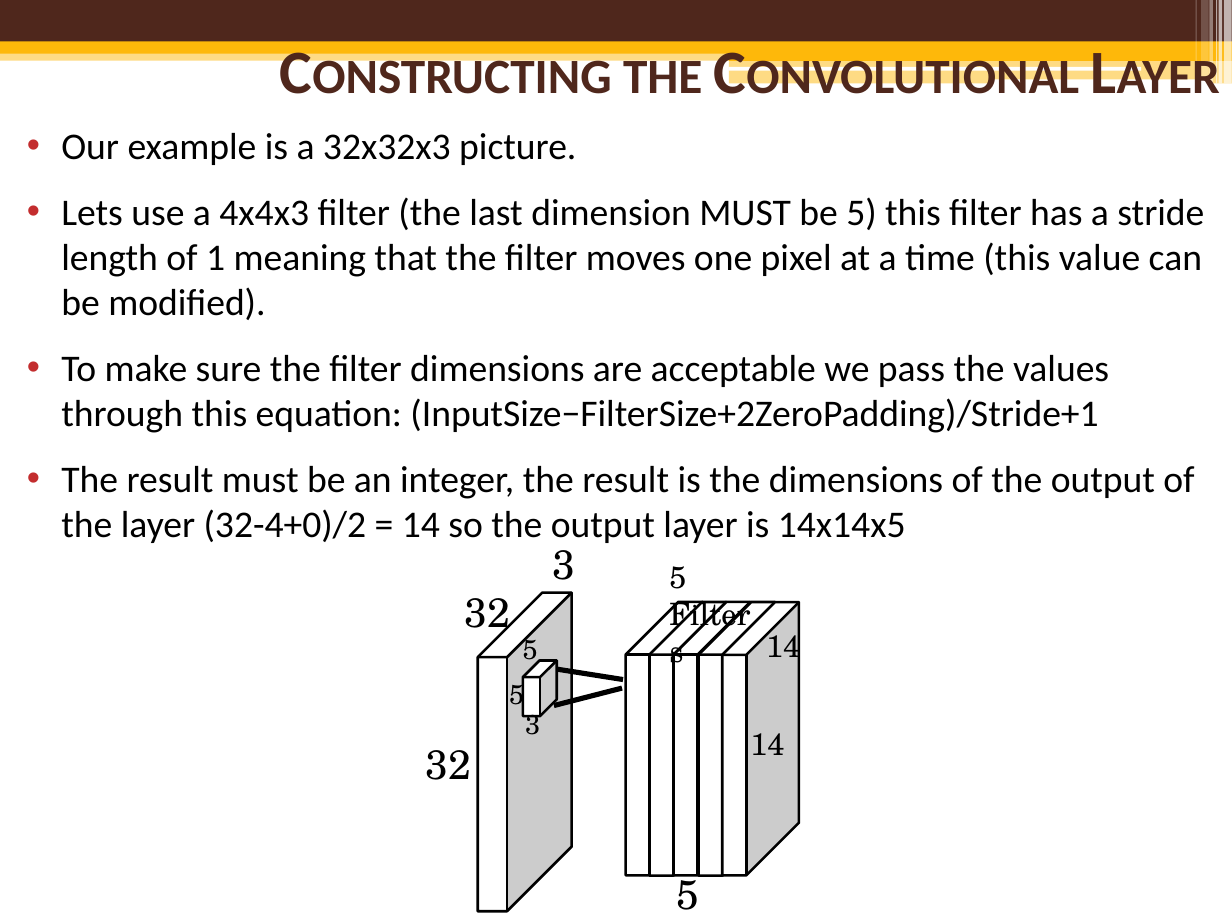
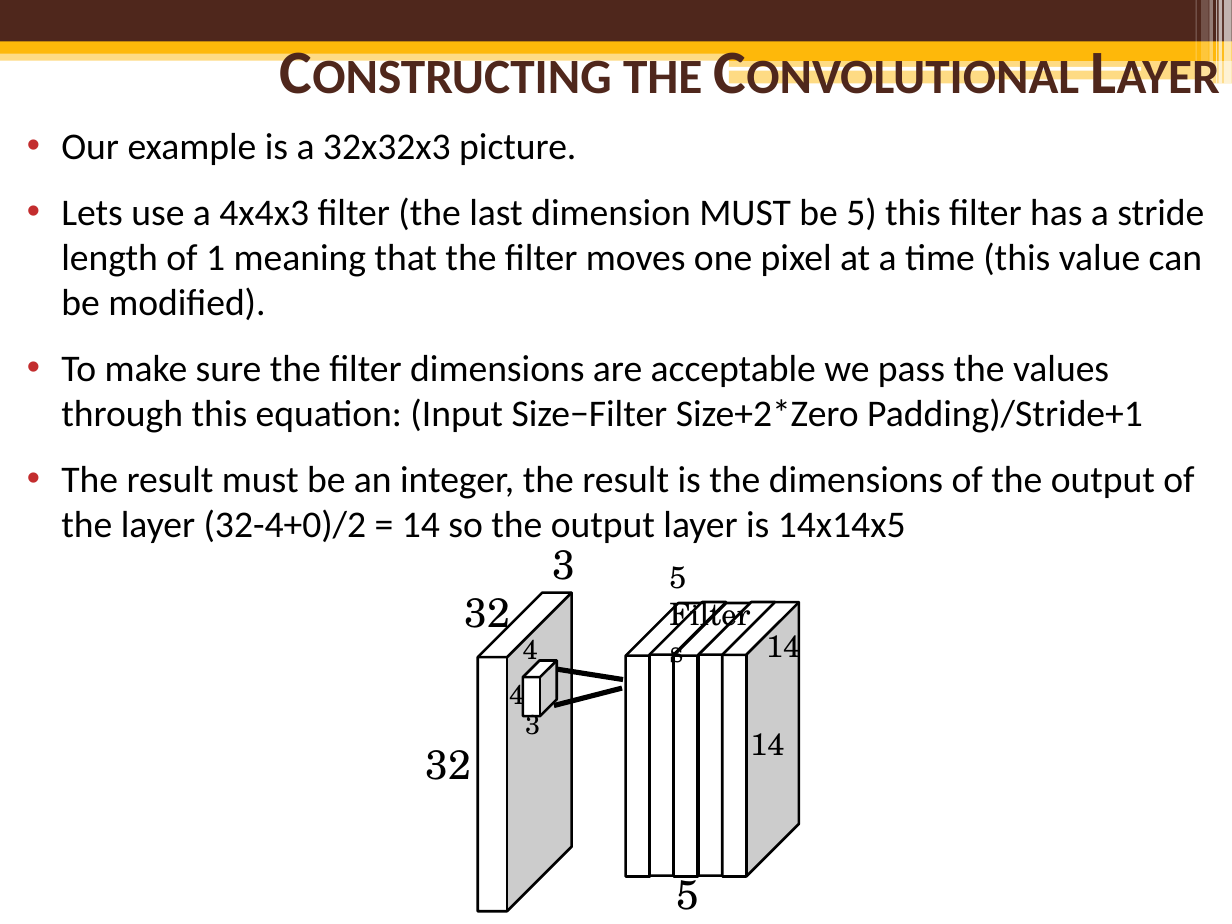
Before and after one commit to mcguires5/MachineLearning1, a slide deck: slide 11 of ConvolutionNeuralNetwork.pptx. Drawn at 1232x924 pixels with LibreOffice and Linux fonts; fonts in the diff are those of the drawing; background and template pictures are left out. Boxes give left, top, right and bottom in pixels: in the first picture for what was removed or moved away, otherwise in the second. Text is boxed around its words. In the diff, an @@ line names an element or a change of style, - is before the commit and + after.

```diff
--- a/ConvolutionNeuralNetwork.pptx
+++ b/ConvolutionNeuralNetwork.pptx
@@ text at (61, 355, 1143, 433): text changed @@
-• To make sure the filter dimensions are acceptable we pass the values through this equation: (InputSize−FilterSize+2ZeroPadding)/Stride+1
+• To make sure the filter dimensions are acceptable we pass the values through this equation: (Input Size−Filter Size+2*Zero Padding)/Stride+1
@@ text at (523, 633, 538, 668): text changed @@
-5
+4
@@ text at (509, 677, 524, 712): text changed @@
-5
+4
```
Also in this commit, not shown: 6 other slides changed, 4 slides added, 35 slides removed.
